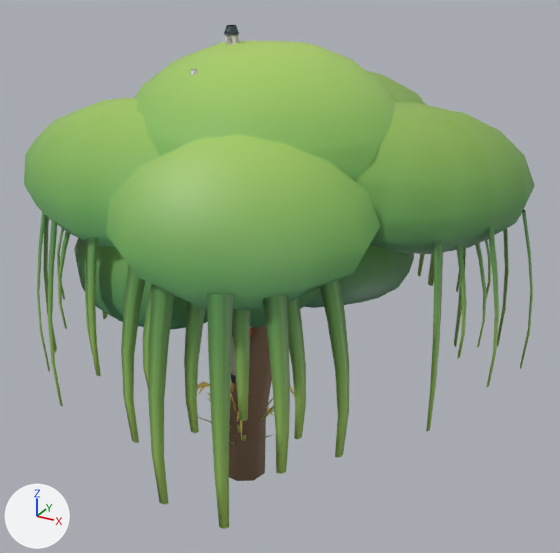
One commit to the glTF model art/countryside/countryside-kit.glb: the scene before it, then after it.
Rendered twice from a camera (50 mm lens) standing at (5.23, -8.3, 7.31) and looking at (0.59, 0.15, 3.09). Every picture has the same lights, and +X, +Y and +Z are marked at lower left. The first picture is the older version. Vertices at exactly the same position are counted once.

Objects in the first picture: 'Tree_Round', 'Tree_Willow' and 3 more.
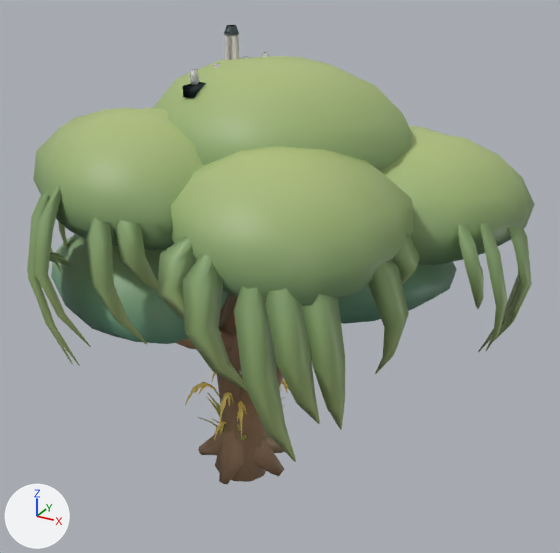
Diff of the bpy script that builds the scene:
```diff
--- a/art/countryside/countryside-kit.glb.py
+++ b/art/countryside/countryside-kit.glb.py
@@ me_tree_round @@
-me_tree_round.from_pydata(...)  # 901 vertices, 1713 faces; spans x -2.27..2.33, y -2.14..1.97, z -0.14..5.73
+me_tree_round.from_pydata(...)  # 1035 vertices, 1919 faces; spans x -2.29..2.97, y -2.19..2.13, z -0.16..5.43
+# me_tree_round part 1: the loose piece of 114 vertices spanning x -0.41..1.76, y -1.92..0.05, z 3.05..4.61 is rebuilt with 114 vertices and now spans x -0.6..1.75, y -1.63..0.09, z 3.56..4.74
+# me_tree_round part 2: the loose piece of 114 vertices spanning x 0.08..2.33, y -0.78..1.53, z 2.81..4.49 is rebuilt with 114 vertices and now spans x 0.15..2.82, y -1.05..1.37, z 2.78..4.26
+# me_tree_round part 3: the loose piece of 114 vertices spanning x -1.6..0.75, y -2.14..0.06, z 2.8..4.44 is rebuilt with 114 vertices and now spans x -2.13..0.55, y -2.12..0.0, z 2.58..3.94
+# me_tree_round part 4: the loose piece of 36 vertices spanning x -0.33..0.33, y -0.32..0.34, z -0.14..2.56 is rebuilt with 55 vertices and now spans x -0.41..0.45, y -0.4..0.42, z -0.16..4.04
+# me_tree_round part 5: the loose piece of 18 vertices spanning x -0.05..0.96, y -0.14..0.34, z 2.08..3.38 is rebuilt with 32 vertices and now spans x -0.24..1.52, y -0.18..0.35, z 1.49..3.45
+# me_tree_round part 6: the loose piece of 18 vertices spanning x -0.7..0.17, y -0.12..0.65, z 2.07..3.29 is rebuilt with 32 vertices and now spans x -1.0..0.09, y -0.17..0.84, z 1.73..3.83
+# me_tree_round part 7: 132 vertices removed from x -2.27..0.18, y -0.94..1.71, z 2.08..4.66; 183 vertices added at x -2.21..1.6, y -2.19..1.9, z 1.82..5.22
+# me_tree_round part 8: 120 vertices added at x -0.7..0.73, y -0.65..0.65, z -0.1..0.86
+# other edits to the shape of me_tree_round do not show in these pictures
 me_tree_round.materials.append(mat_defaultmaterial_008)
@@ me_tree_willow @@
-me_tree_willow.from_pydata(...)  # 1425 vertices, 2550 faces; spans x -2.73..3.79, y -3.04..3.2, z -0.2..6.15
+me_tree_willow.from_pydata(...)  # 1440 vertices, 2579 faces; spans x -2.83..3.76, y -2.82..2.98, z -0.17..5.97
+# me_tree_willow part 9: the loose piece of 114 vertices spanning x -1.28..2.25, y -1.57..1.9, z 4.18..6.15 is rebuilt with 114 vertices and now spans x -1.02..2.33, y -1.54..1.79, z 4.22..5.97
+# me_tree_willow part 10: the loose piece of 93 vertices spanning x -0.51..2.22, y 0.38..3.13, z 3.9..5.61 is rebuilt with 100 vertices and now spans x -0.82..1.75, y 0.14..2.85, z 4.0..5.56
+# me_tree_willow part 11: the loose piece of 93 vertices spanning x 0.84..3.59, y -0.84..1.93, z 3.75..5.46 is rebuilt with 100 vertices and now spans x 0.97..3.59, y -0.8..1.81, z 3.6..5.16
+# me_tree_willow part 12: the loose piece of 93 vertices spanning x -2.37..0.54, y -2.32..0.33, z 3.8..5.51 is rebuilt with 100 vertices and now spans x -2.01..0.83, y -2.41..0.07, z 3.91..5.47
+# me_tree_willow part 13: the loose piece of 93 vertices spanning x -0.39..2.51, y -2.91..-0.3, z 3.7..5.41 is rebuilt with 100 vertices and now spans x -0.14..2.77, y -2.58..-0.17, z 3.71..5.27
+# me_tree_willow part 14: the loose piece of 36 vertices spanning x -0.37..0.58, y -0.36..0.38, z -0.2..2.77 is rebuilt with 50 vertices and now spans x -0.36..0.77, y -0.38..0.39, z -0.17..4.71
+# me_tree_willow part 15: the loose piece of 16 vertices spanning x 3.3..3.58, y -0.03..0.27, z 2.27..4.3 is rebuilt with 16 vertices and now spans x 3.18..3.64, y -0.2..0.44, z 2.54..4.46
+# me_tree_willow part 16: 32 loose pieces with 512 vertices, spanning x -2.73..3.79, y -3.04..3.2, z 1.63..4.46, are deleted
+# me_tree_willow part 17: 176 vertices removed from x -2.56..3.23, y -2.91..2.84, z 1.5..4.46; 528 vertices added at x -2.83..3.76, y -2.82..2.95, z 1.85..4.87
+# other edits to the shape of me_tree_willow do not show in these pictures
 me_tree_willow.materials.append(mat_defaultmaterial_009)
```

What differs and where, as boxes [x1, y1, x2, y2] in the pictures (560 x 553 px; the box of a moved part takes in the faces that stretch with it):
'Tree_Willow', reshaped (14% shorter): before [24, 41, 535, 529]; after [27, 56, 535, 475]
'Tree_Round', reshaped: before [74, 238, 414, 428]; after [50, 234, 457, 484]
part 1 of me_tree_round, rebuilt (not visible afterwards): before [205, 288, 320, 327]
part 2 of me_tree_round, rebuilt: before [304, 245, 414, 308]; after [338, 262, 457, 324]
part 3 of me_tree_round, rebuilt: before [74, 238, 208, 329]; after [51, 234, 228, 344]
part 4 of me_tree_round, rebuilt (mostly hidden before): before [229, 336, 251, 428]; after [215, 335, 266, 482]
part 5 of me_tree_round, rebuilt (not visible before): after [233, 356, 241, 371]
part 6 of me_tree_round, rebuilt (not visible before): after [218, 294, 229, 327]
part 7 of me_tree_round, moved or reshaped (mostly hidden): before [232, 325, 233, 337]; after [50, 252, 237, 352]
part 8 of me_tree_round, added (brown): after [198, 420, 285, 484]
part 9 of me_tree_willow, rebuilt: before [134, 41, 395, 180]; after [152, 56, 412, 171]
part 10 of me_tree_willow, rebuilt (not visible afterwards): before [367, 71, 426, 105]
part 11 of me_tree_willow, rebuilt: before [353, 102, 535, 254]; after [380, 125, 535, 265]
part 12 of me_tree_willow, rebuilt: before [24, 98, 160, 246]; after [33, 108, 204, 250]
part 13 of me_tree_willow, rebuilt (11% narrower, 10% shorter): before [106, 134, 380, 310]; after [169, 146, 413, 305]
part 14 of me_tree_willow, rebuilt: before [229, 325, 272, 481]; after [235, 366, 283, 459]
part 15 of me_tree_willow, rebuilt: before [486, 226, 499, 388]; after [480, 222, 507, 351]
part 16 of me_tree_willow, deleted: before [37, 209, 533, 529]
part 17 of me_tree_willow, reshaped: before [57, 228, 467, 504]; after [27, 184, 532, 462]
